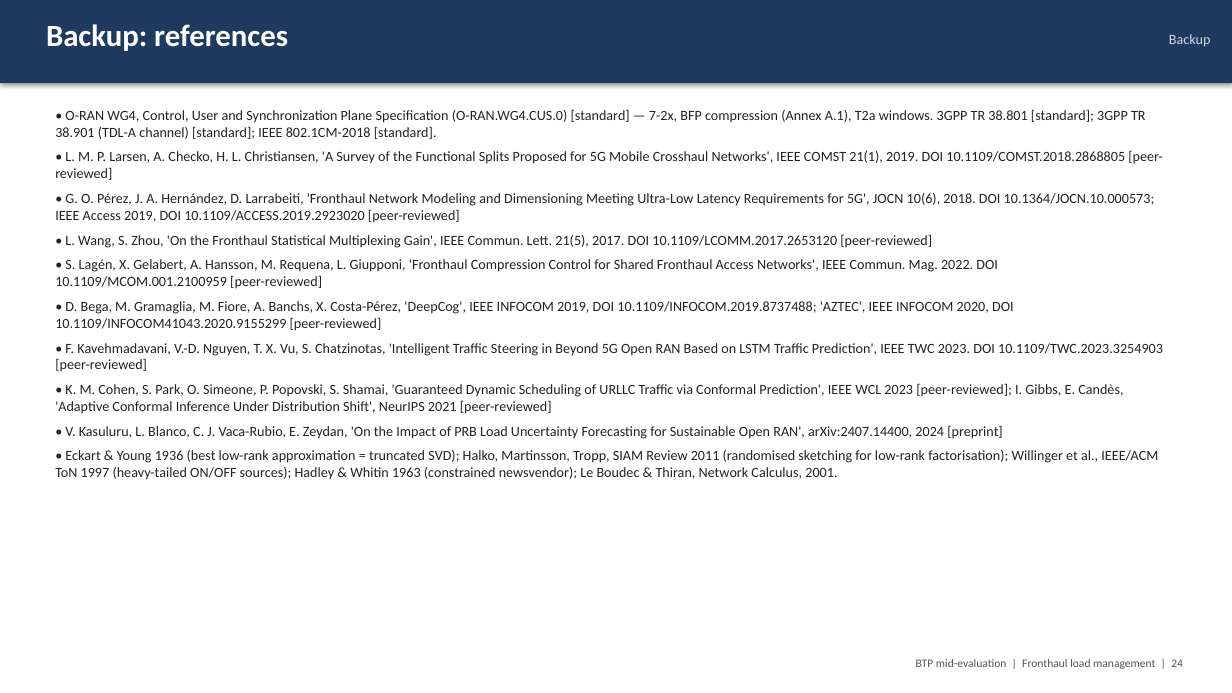
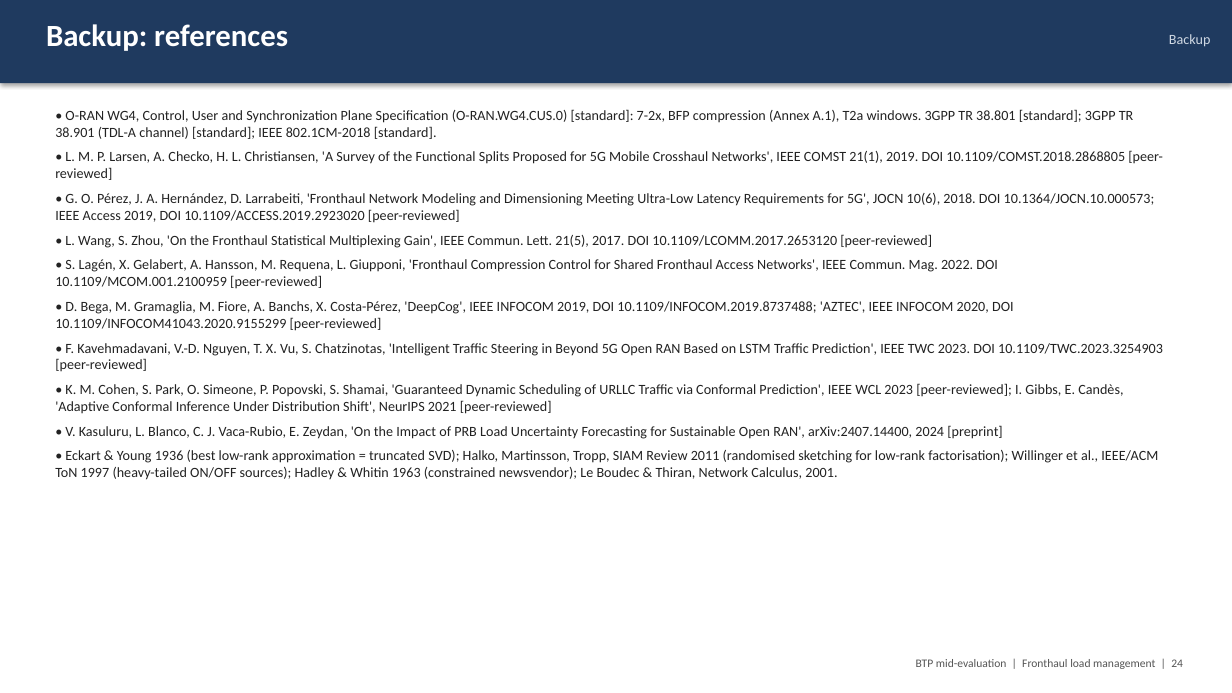
Before and after one commit to Harshvardhan-To1/BTP, a slide deck: slide 24 of docs/fhlm/BTP_midterm_fronthaul_load_management.pptx. Drawn at 1232x693 pixels with LibreOffice and Linux fonts; fonts in the diff are those of the drawing. Boxes give left, top, right and bottom in pixels: in the first picture for what was removed or moved away, otherwise in the second. Text is boxed around its words. In the diff, an @@ line names an element or a change of style, - is before the commit and + after.

```diff
--- a/docs/fhlm/BTP_midterm_fronthaul_load_management.pptx
+++ b/docs/fhlm/BTP_midterm_fronthaul_load_management.pptx
@@ text at <box>55,109,1134,139</box>: text changed @@
-• O-RAN WG4, Control, User and Synchronization Plane Specification (O-RAN.WG4.CUS.0) [standard] — 7-2x, BFP compression (Annex A.1), T2a windows. 3GPP TR 38.801 [standard]; 3GPP TR 38.901 (TDL-A channel) [standard]; IEEE 802.1CM-2018 [standard].
+• O-RAN WG4, Control, User and Synchronization Plane Specification (O-RAN.WG4.CUS.0) [standard]: 7-2x, BFP compression (Annex A.1), T2a windows. 3GPP TR 38.801 [standard]; 3GPP TR 38.901 (TDL-A channel) [standard]; IEEE 802.1CM-2018 [standard].
```
Also in this commit, not shown: 19 other slides changed, 22 other files.
